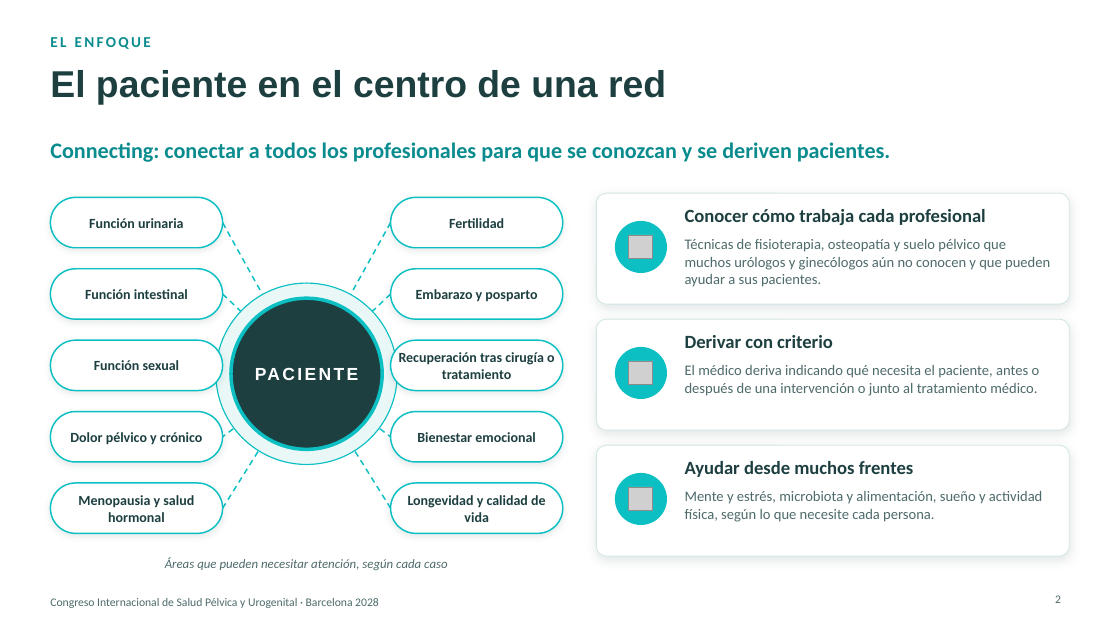
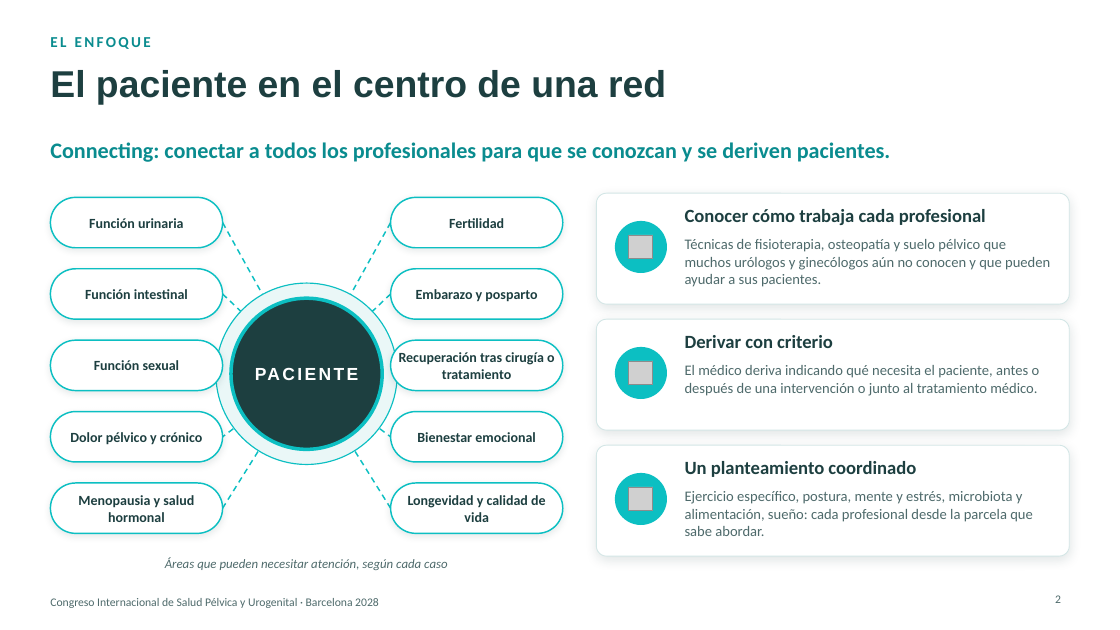
Before and after one commit to walam-bcn/formacion-olivier-bazin, a slide deck: slide 2 of Presentacion_ACU_Congreso_Barcelona_2028.pptx. Drawn at 1120x630 pixels with LibreOffice and Linux fonts; fonts in the diff are those of the drawing; grey boxes stand for pictures; background and template pictures are left out. Boxes give left, top, right and bottom in pixels: in the first picture for what was removed or moved away, otherwise in the second. Text is boxed around its words. In the diff, an @@ line names an element or a change of style, - is before the commit and + after.

```diff
--- a/Presentacion_ACU_Congreso_Barcelona_2028.pptx
+++ b/Presentacion_ACU_Congreso_Barcelona_2028.pptx
@@ text at (685, 461, 916, 477): text changed @@
-Ayudar desde muchos frentes
+Un planteamiento coordinado
@@ text at (685, 491, 1033, 536): text changed @@
-Mente y estrés, microbiota y alimentación, sueño y actividad física, según lo que necesite cada persona.
+Ejercicio específico, postura, mente y estrés, microbiota y alimentación, sueño: cada profesional desde la parcela que sabe abordar.
```
Also in this commit, not shown: 1 other slide changed.
